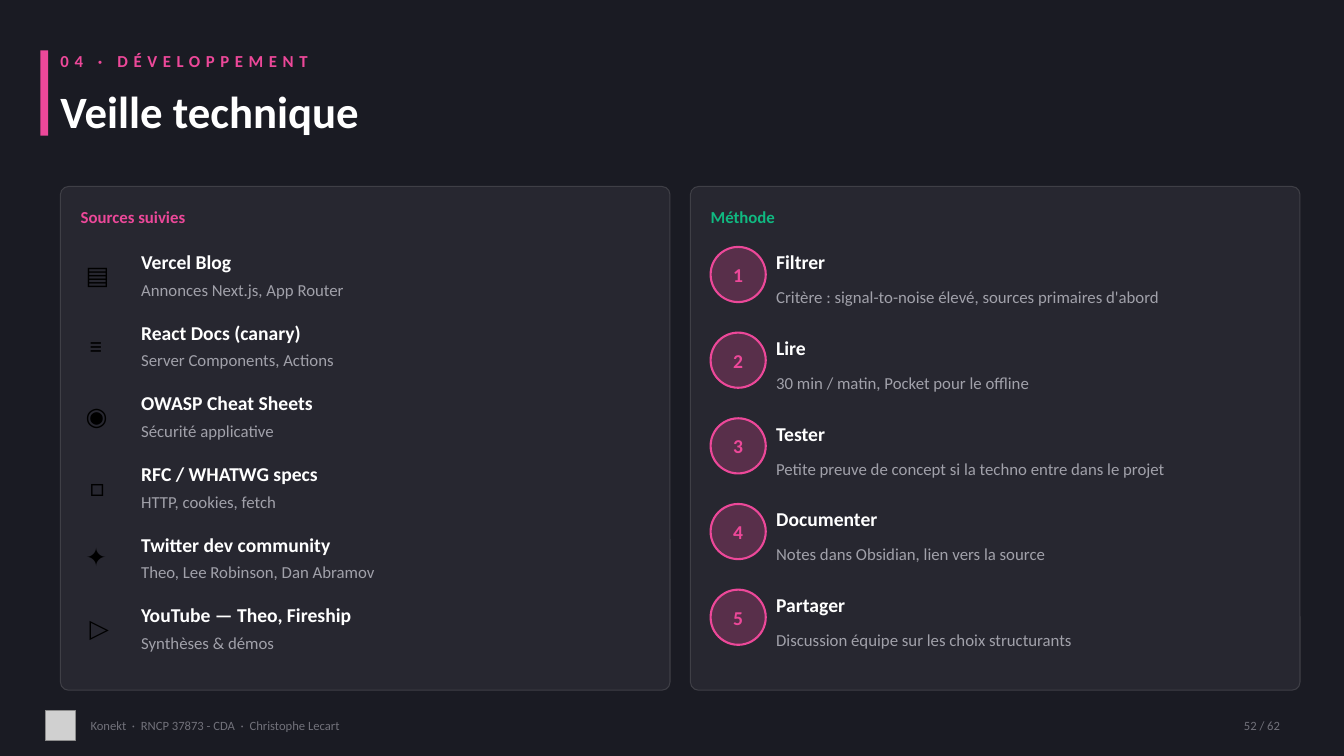
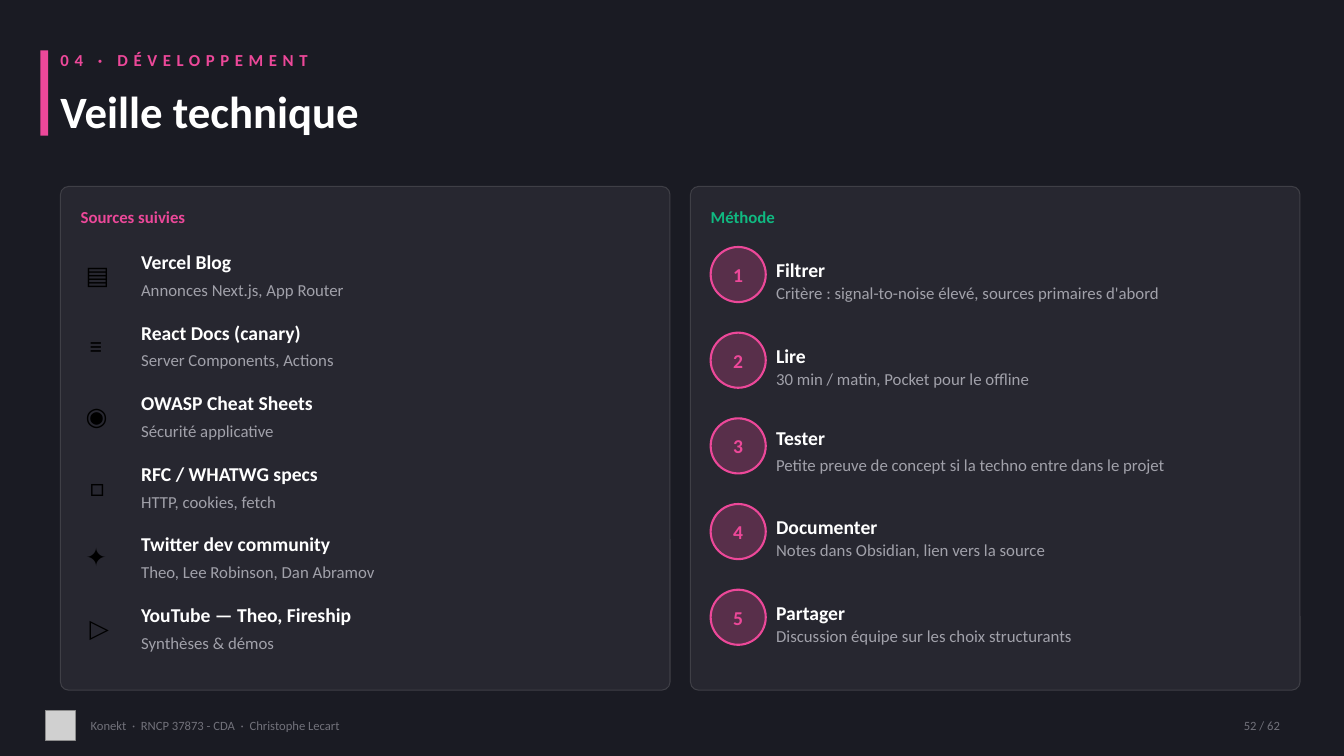
Before and after one commit to CLecart/social-network, a slide deck: slide 52 of dossier-certification/00-presentation/Konekt_RNCP_37873_Support_Visuel.pptx. Drawn at 1344x756 pixels with LibreOffice and Linux fonts; fonts in the diff are those of the drawing; grey boxes stand for pictures. Boxes give left, top, right and bottom in pixels: in the first picture for what was removed or moved away, otherwise in the second. Text is boxed around its words. In the diff, an @@ line names an element or a change of style, - is before the commit and + after.

```diff
--- a/dossier-certification/00-presentation/Konekt_RNCP_37873_Support_Visuel.pptx
+++ b/dossier-certification/00-presentation/Konekt_RNCP_37873_Support_Visuel.pptx
@@ 4 texts: place and size @@
-4 texts at <box>776,255,877,616</box>
+4 texts at <box>776,263,877,624</box>
@@ text "Tester": place and size @@
-text "Tester" at <box>776,428,825,441</box>
+text "Tester" at <box>776,432,825,445</box>
@@ 5 texts: place and size @@
-5 texts at <box>776,291,1164,649</box>
+5 texts at <box>776,287,1164,645</box>
```
Also in this commit, not shown: 9 other slides changed, 7 other files.
